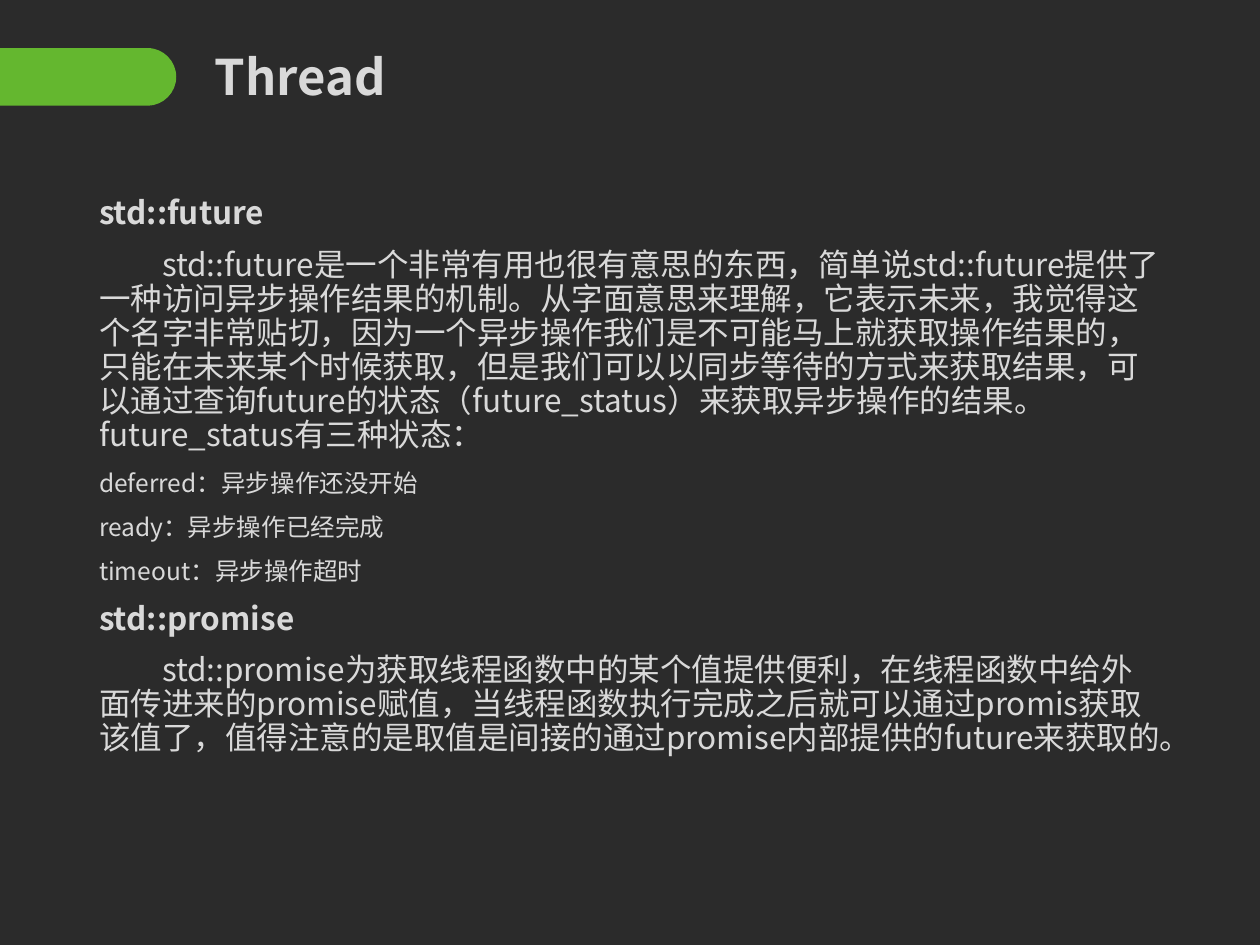
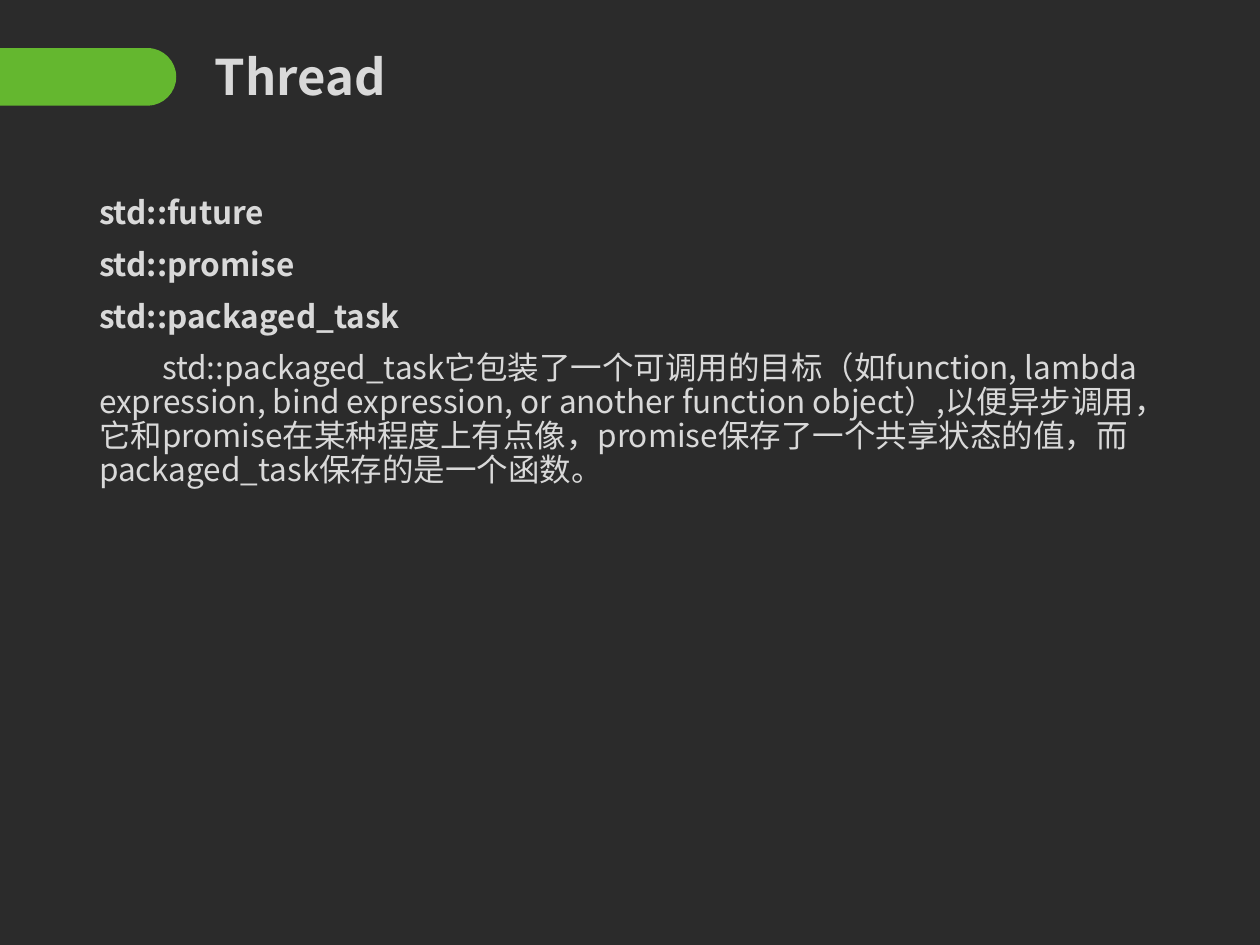
Before and after one commit to Mr-WangJin/cpp11, a slide deck: slide 9 of c++11.pptx (slide 8 before the commit). Drawn at 1260x945 pixels with LibreOffice and Linux fonts; fonts in the diff are those of the drawing; background and template pictures are left out; a plain dark background stands for a picture behind light text. Boxes give left, top, right and bottom in pixels: in the first picture for what was removed or moved away, otherwise in the second. Text is boxed around its words. In the diff, an @@ line names an element or a change of style, - is before the commit and + after.

```diff
--- a/c++11.pptx
+++ b/c++11.pptx
@@ text at (99, 249, 1159, 582): paragraphs removed @@
-std::future是一个非常有用也很有意思的东西，简单说std::future提供了一种访问异步操作结果的机制。从字面意思来理解，它表示未来，我觉得这个名字非常贴切，因为一个异步操作我们是不可能马上就获取操作结果的，只能在未来某个时候获取，但是我们可以以同步等待的方式来获取结果，可以通过查询future的状态（future_status）来获取异步操作的结果。future_status有三种状态：
-deferred：异步操作还没开始
-ready：异步操作已经完成
-timeout：异步操作超时
@@ text at (99, 303, 1166, 489): text changed @@
-std::promise为获取线程函数中的某个值提供便利，在线程函数中给外面传进来的promise赋值，当线程函数执行完成之后就可以通过promis获取该值了，值得注意的是取值是间接的通过promise内部提供的future来获取的。
+std::packaged_task
+std::packaged_task它包装了一个可调用的目标（如function, lambda expression, bind expression, or another function object）,以便异步调用，它和promise在某种程度上有点像，promise保存了一个共享状态的值，而packaged_task保存的是一个函数。
```
Also in this commit, not shown: 4 other slides changed, 2 slides added, 5 other files.
